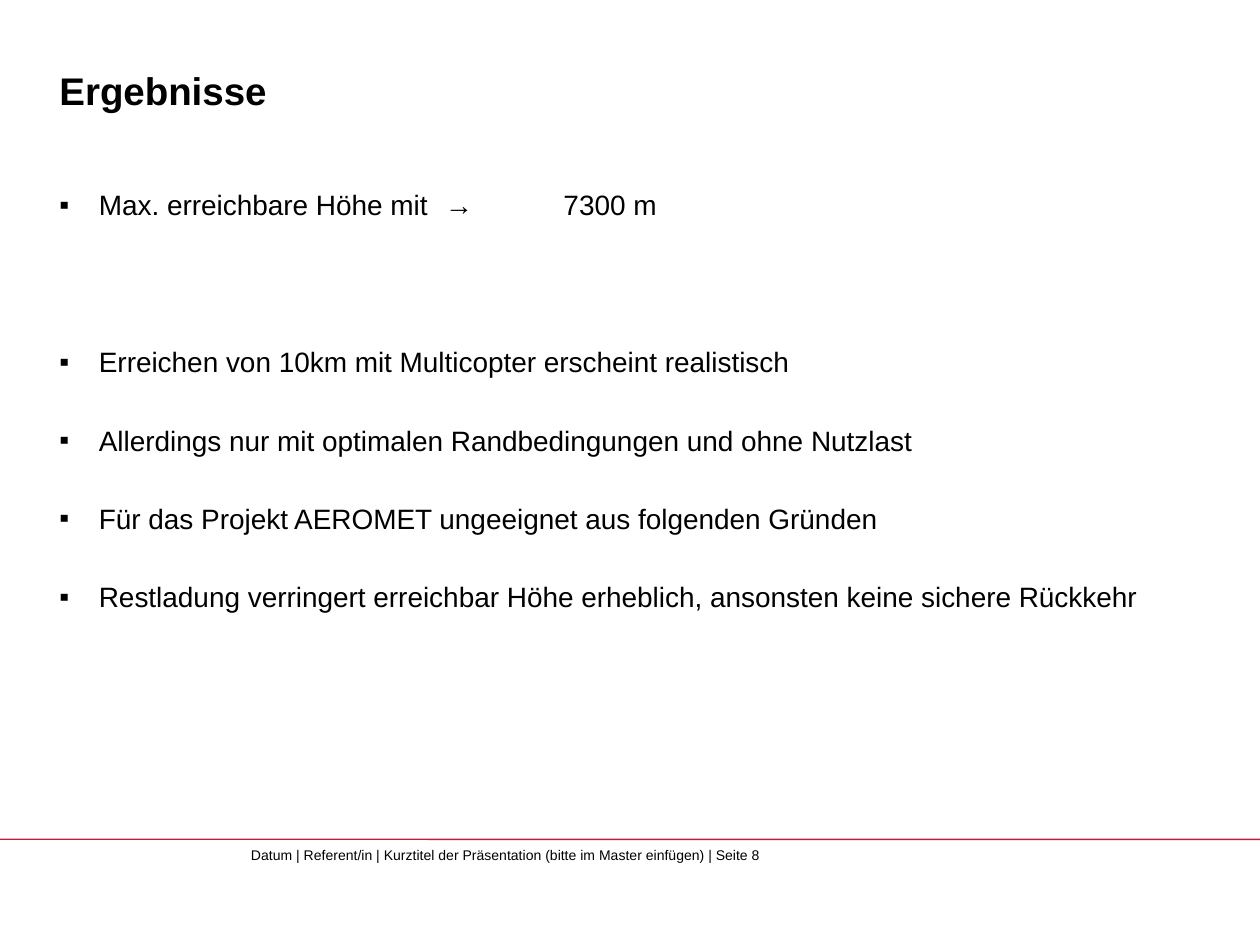
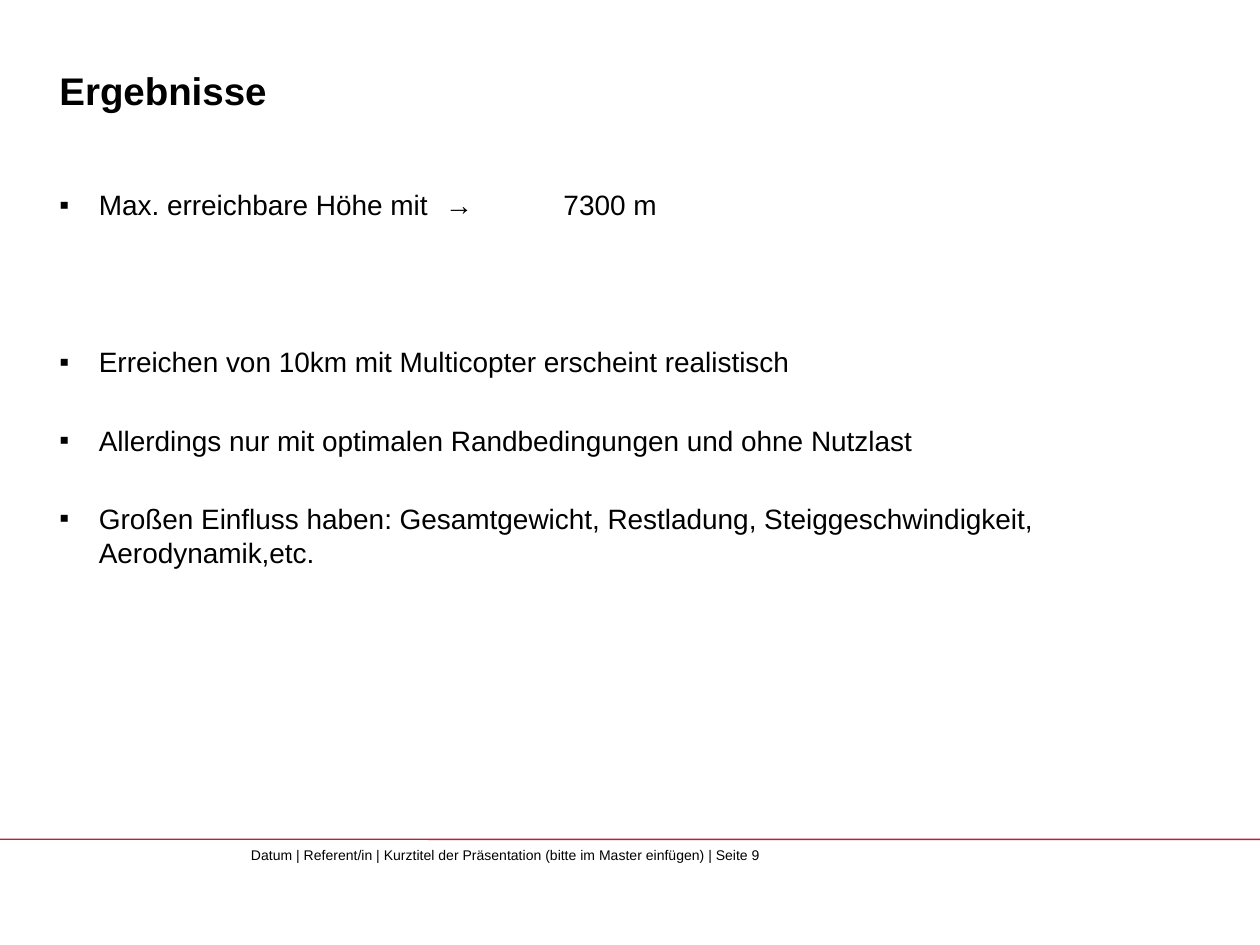
Before and after one commit to AdamsWest/Bachelorarbeit, a slide deck: slide 9 of Lucas/Austausch der Ergebnisse.pptx (slide 8 before the commit). Drawn at 1260x945 pixels with LibreOffice and Linux fonts; fonts in the diff are those of the drawing; background and template pictures are left out. Boxes give left, top, right and bottom in pixels: in the first picture for what was removed or moved away, otherwise in the second. Text is boxed around its words. In the diff, an @@ line names an element or a change of style, - is before the commit and + after.

Commit message:
Präsentation

```diff
--- a/Lucas/Austausch der Ergebnisse.pptx
+++ b/Lucas/Austausch der Ergebnisse.pptx
@@ text at <box>99,508,1032,568</box>: text changed @@
-  ▪ Für das Projekt AEROMET ungeeignet aus folgenden Gründen
-  ▪ Restladung verringert erreichbar Höhe erheblich, ansonsten keine sichere Rückkehr
+  ▪ Großen Einfluss haben: Gesamtgewicht, Restladung, Steiggeschwindigkeit, Aerodynamik,etc.
```
Also in this commit, not shown: 1 other slide changed, 1 slide added.
